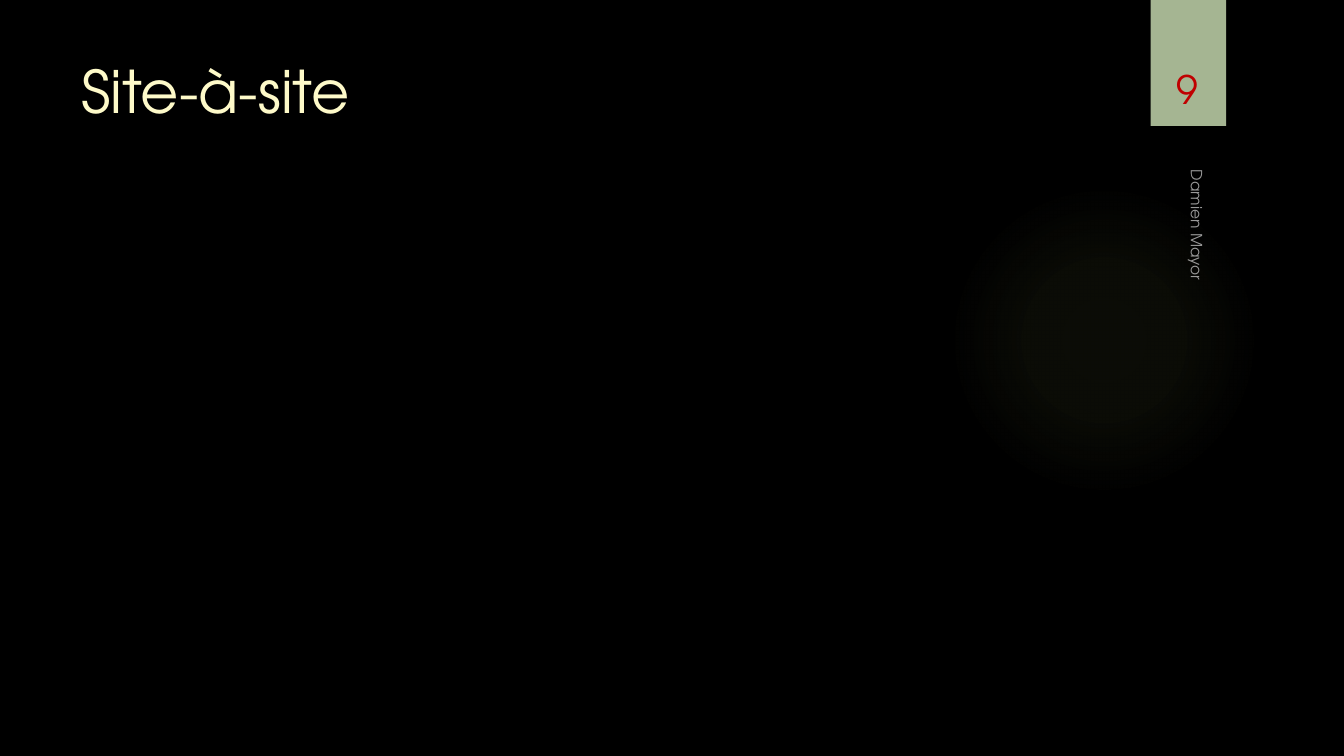
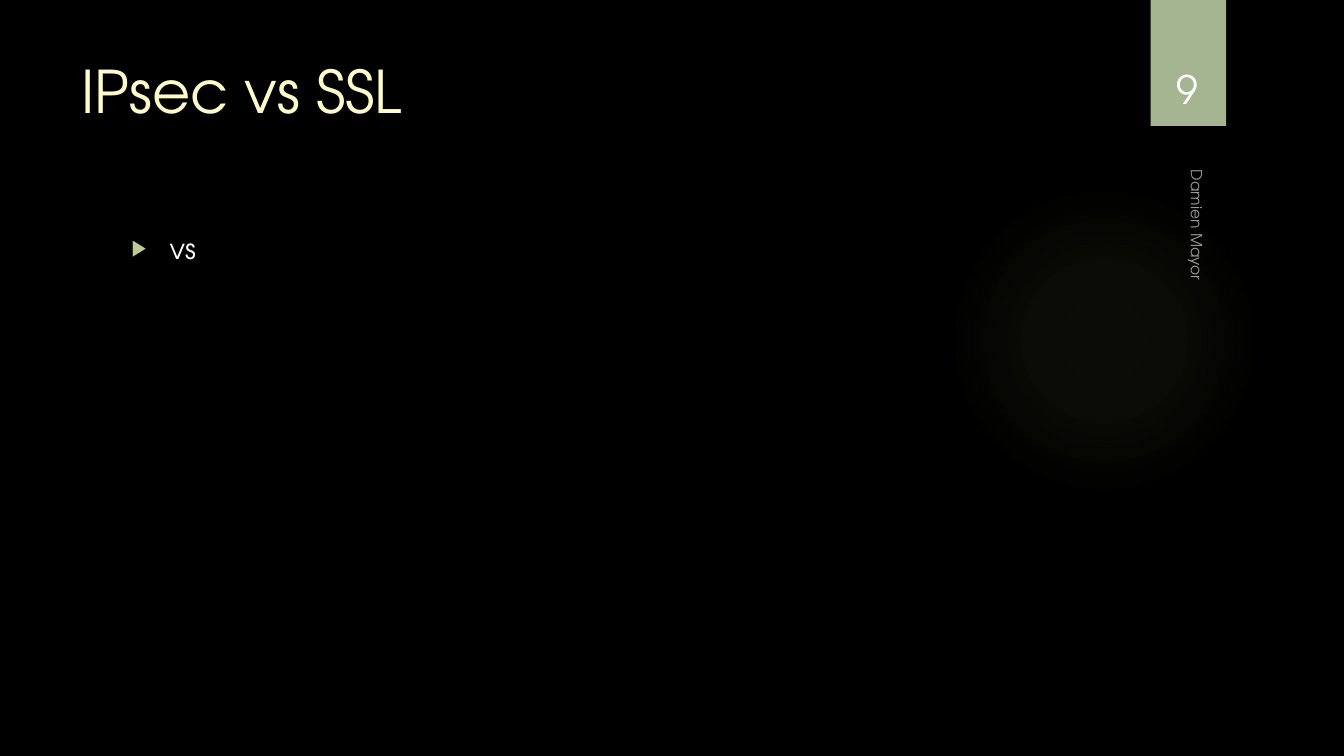
Before and after one commit to damienmayor/TPI, a slide deck: slide 9 of Présentation/Présentation TPI DMA.pptx. Drawn at 1344x756 pixels with LibreOffice and Linux fonts; fonts in the diff are those of the drawing; background and template pictures are left out. Boxes give left, top, right and bottom in pixels: in the first picture for what was removed or moved away, otherwise in the second. Text is boxed around its words. In the diff, an @@ line names an element or a change of style, - is before the commit and + after.

```diff
--- a/Présentation/Présentation TPI DMA.pptx
+++ b/Présentation/Présentation TPI DMA.pptx
@@ page number at box(1177, 74, 1199, 104): text colour #C00000 to #FFFFFF @@
@@ title at box(81, 68, 402, 114): text changed @@
-Site-à-site
+IPsec vs SSL
@@ text added at box(170, 243, 196, 260), 20 pt, text #FFFFFF @@
+▶ vs
```
Also in this commit, not shown: 3 other slides changed, 1 other file.
